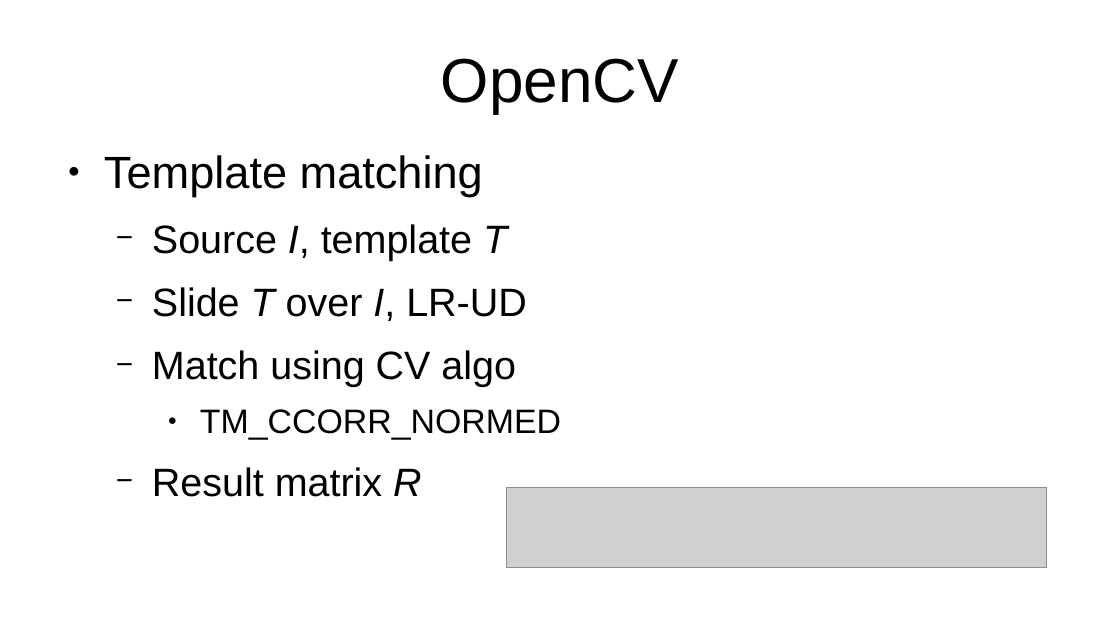
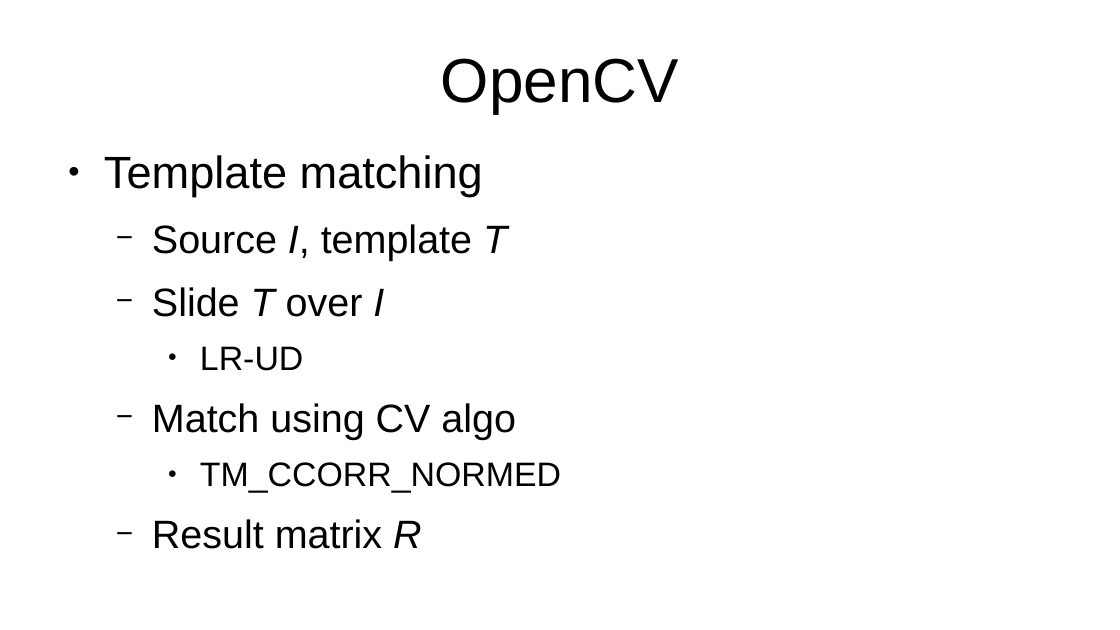
Before and after one commit to wulfgarpro/ancientrunes, a slide deck: slide 4 of lightning_talk/lightning_talk.odp. Drawn at 1120x630 pixels with LibreOffice and Linux fonts; fonts in the diff are those of the drawing; grey boxes stand for pictures. Boxes give left, top, right and bottom in pixels: in the first picture for what was removed or moved away, otherwise in the second. Text is boxed around its words. In the diff, an @@ line names an element or a change of style, - is before the commit and + after.

```diff
--- a/lightning_talk/lightning_talk.odp
+++ b/lightning_talk/lightning_talk.odp
@@ text at (152, 287, 384, 371): text changed @@
-  − Slide T over I, LR-UD
+  − Slide T over I
+    ● LR-UD
@@ picture removed at (507, 488, 1047, 568) @@
```
Also in this commit, not shown: 5 other slides changed, 1 other file.
